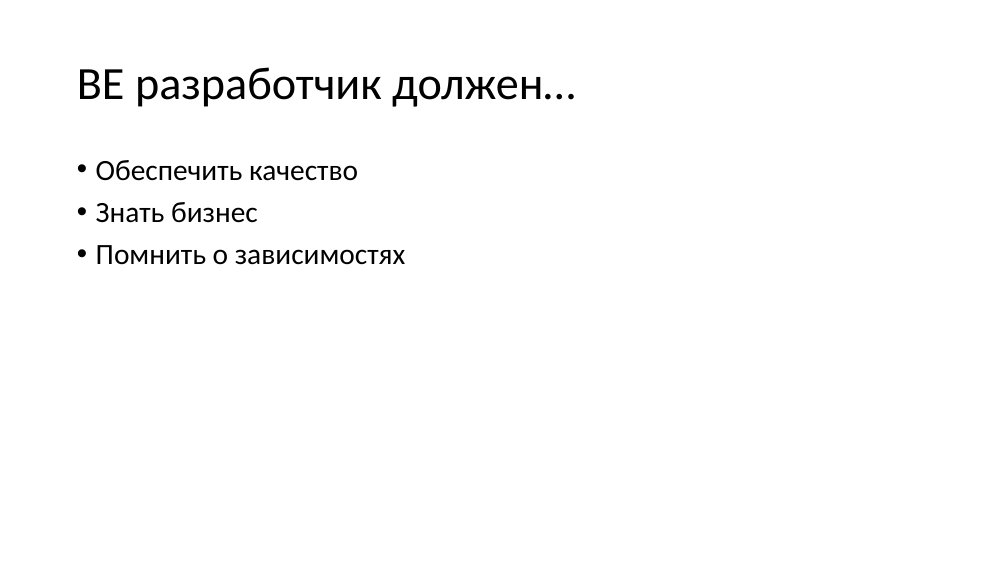
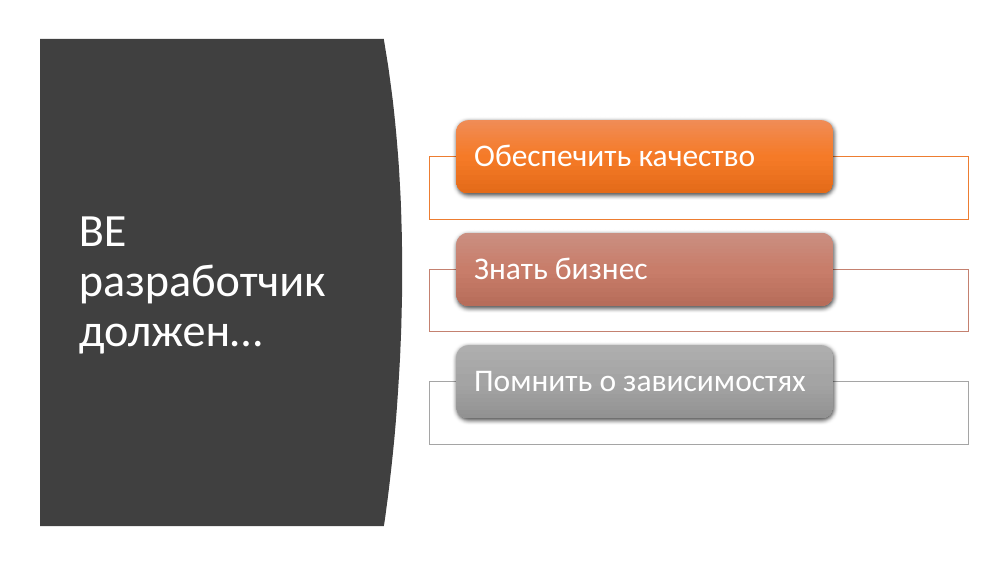
Before and after one commit to kugushev/presentations, a slide deck: slide 14 of Presentation.pptx (slide 13 before the commit). Drawn at 1008x567 pixels with LibreOffice and Linux fonts; fonts in the diff are those of the drawing. Boxes give left, top, right and bottom in pixels: in the first picture for what was removed or moved away, otherwise in the second. Text is boxed around its words. In the diff, an @@ line names an element or a change of style, - is before the commit and + after.

```diff
--- a/Presentation.pptx
+++ b/Presentation.pptx
@@ freeform shape added at [40, 39, 402, 526], fill #404040 @@
@@ title "BE разработчик должен…": place and size @@
-title "BE разработчик должен…" at [77, 67, 575, 107]
+title "BE разработчик должен…" at [79, 216, 326, 354]
@@ title "BE разработчик должен…" at [79, 216, 326, 354]: text colour #000000 to #FFFFFF @@
@@ text removed at [96, 160, 405, 265] @@
-• Обеспечить качество
-• Знать бизнес
-• Помнить о зависимостях
@@ group added at [430, 120, 968, 445]: 3 rectangles, 3 rounded rectangles, 3 texts @@
+Обеспечить качество
+Знать бизнес
+Помнить о зависимостях
```
Also in this commit, not shown: 9 other slides changed, 1 slide added.
